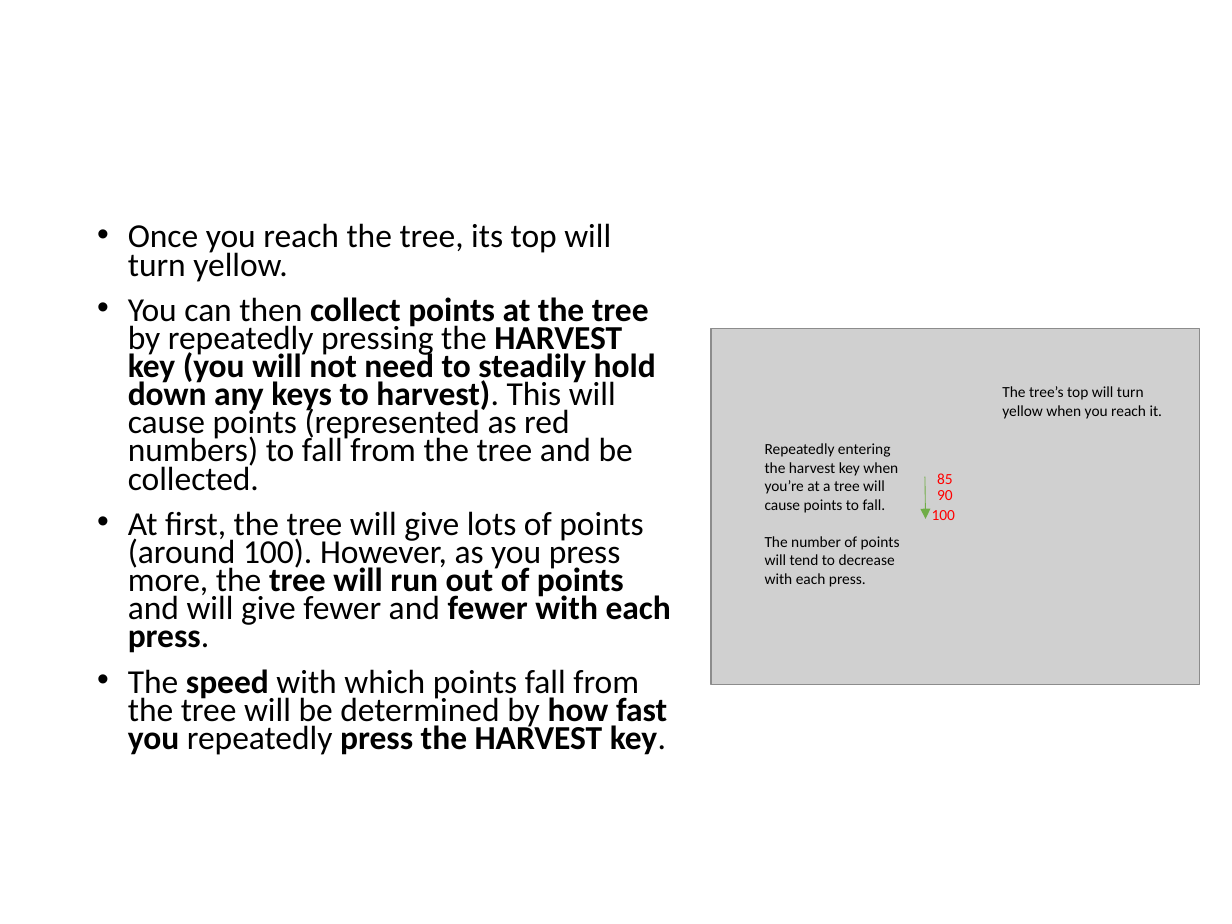
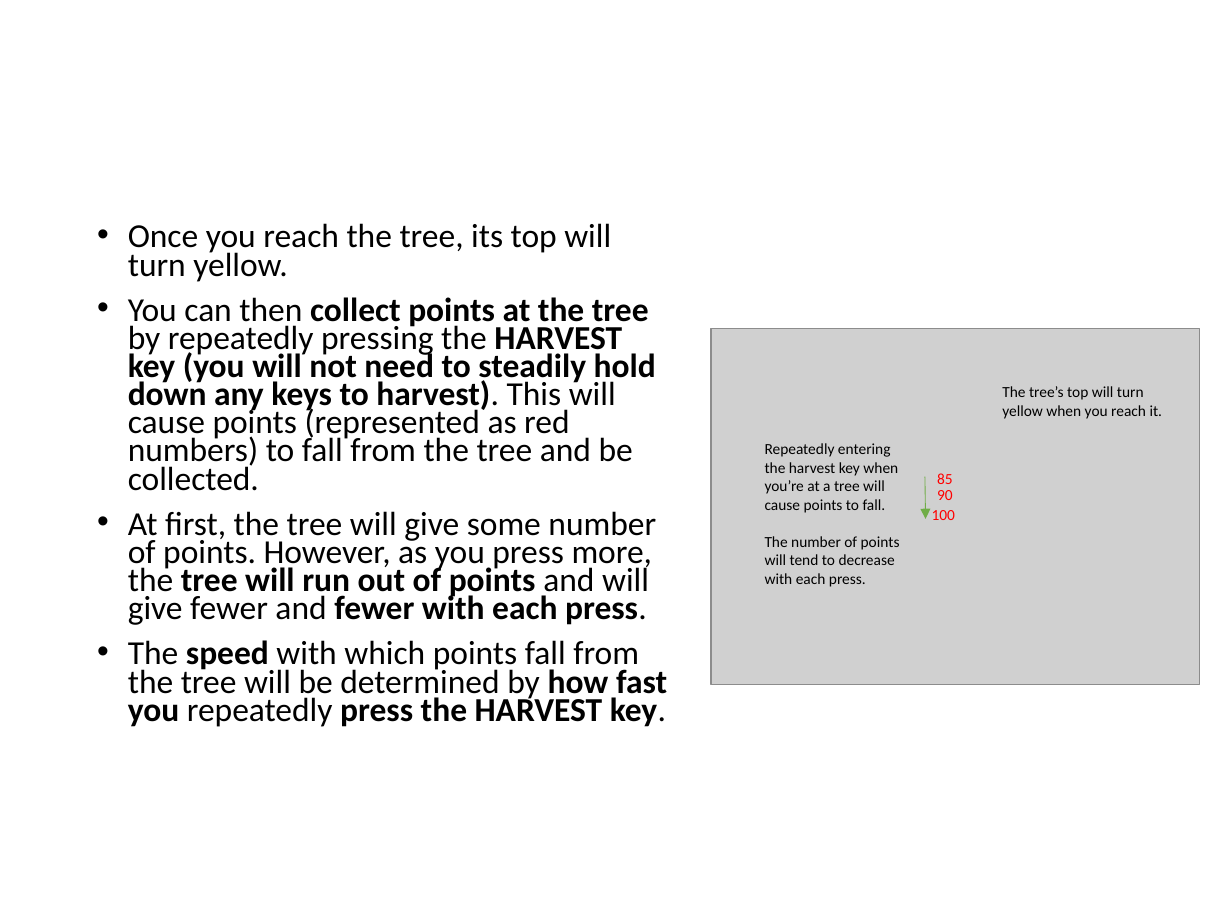
Before and after one commit to evanrussek/forage_jsp, a slide deck: slide 4 of public/ver_4/Stimuli/forage_instructions.pptx. Drawn at 1232x924 pixels with LibreOffice and Linux fonts; fonts in the diff are those of the drawing; grey boxes stand for pictures. Boxes give left, top, right and bottom in pixels: in the first picture for what was removed or moved away, otherwise in the second. Text is boxed around its words. In the diff, an @@ line names an element or a change of style, - is before the commit and + after.

```diff
--- a/public/ver_4/Stimuli/forage_instructions.pptx
+++ b/public/ver_4/Stimuli/forage_instructions.pptx
@@ text at (128,511,656,625): text changed @@
-• At first, the tree will give lots of points (around 100). However, as you press more, the tree will run out of points and will give fewer and fewer with each press.
+• At first, the tree will give some number of points. However, as you press more, the tree will run out of points and will give fewer and fewer with each press.
```
Also in this commit, not shown: 5 other slides changed, 9 other files.
